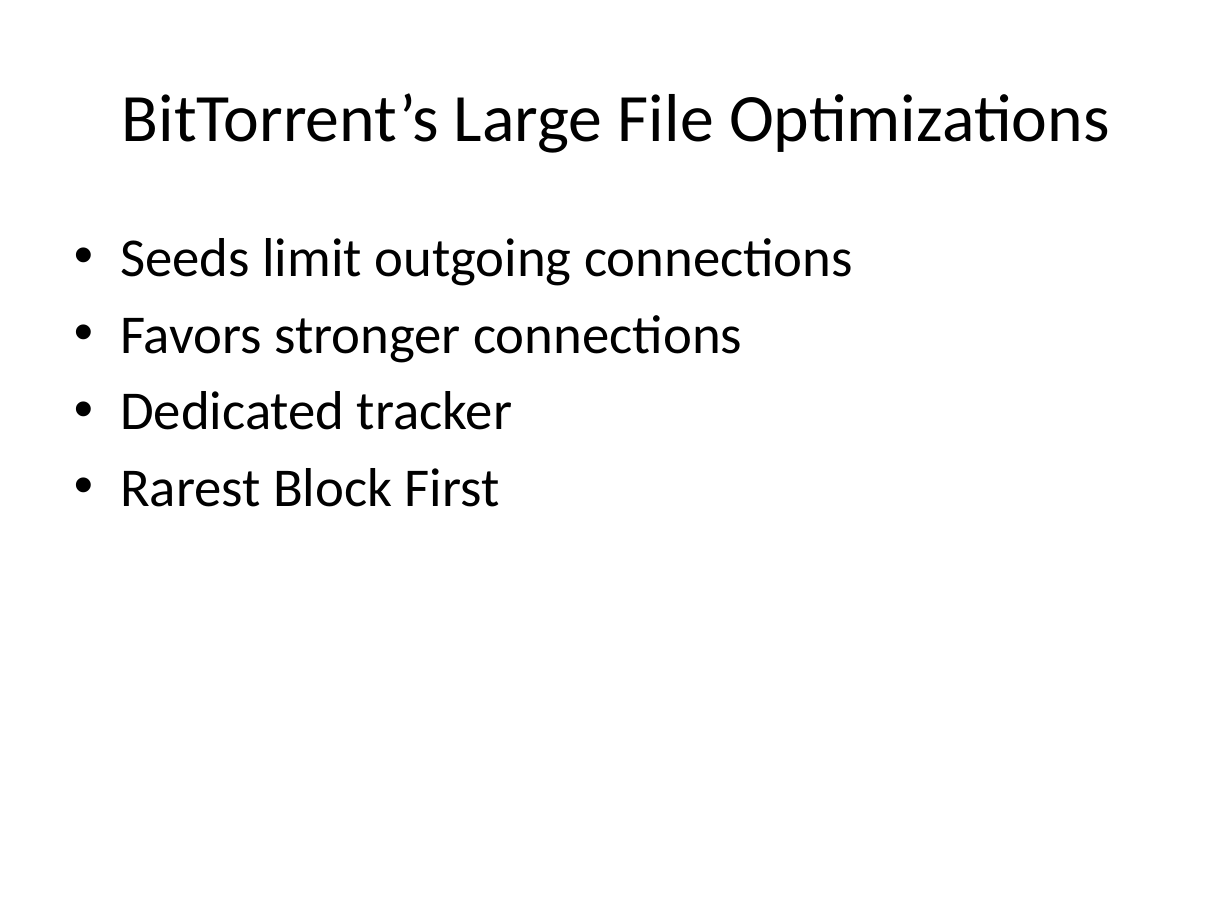
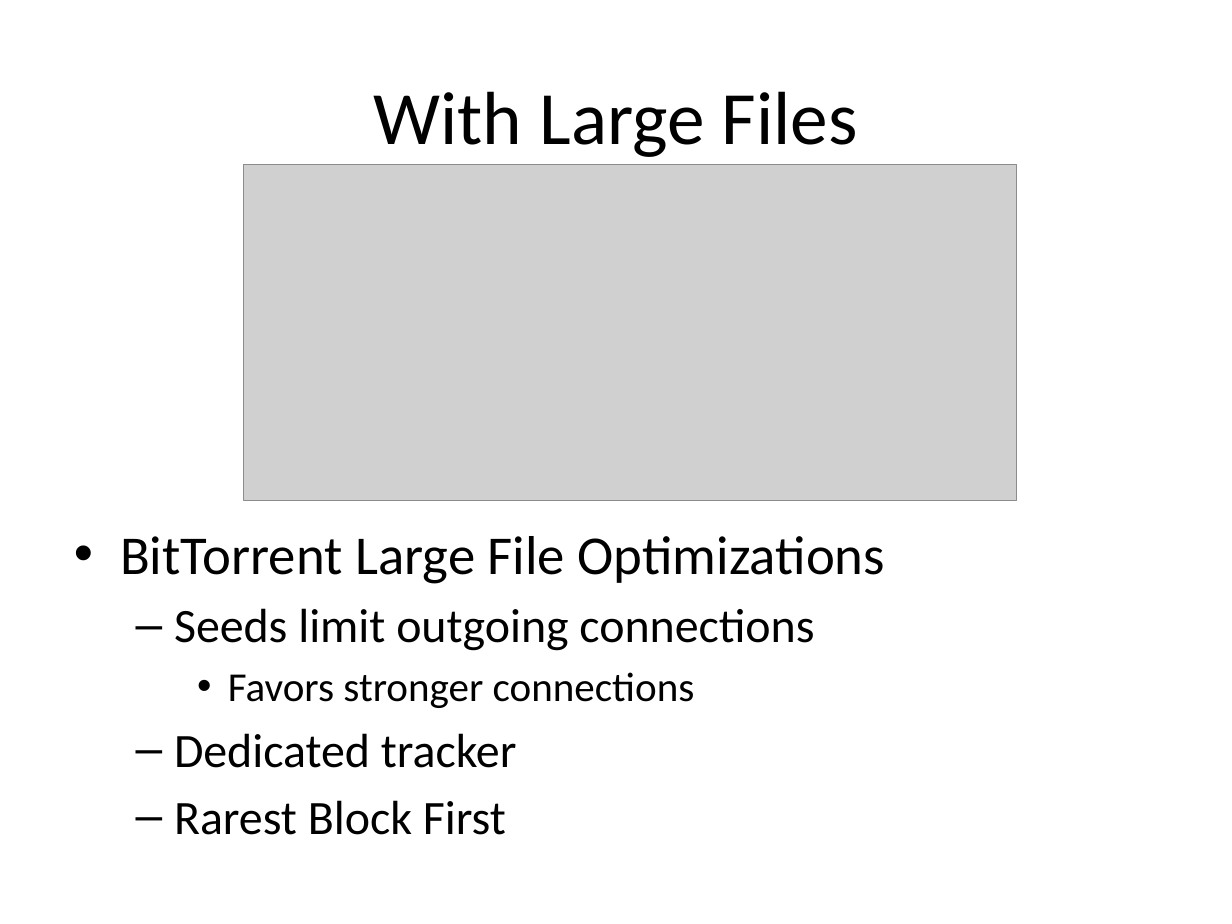
Before and after one commit to rdp/p2pwebclient, a slide deck: slide 29 of thesis_presentation/How to Make the Internet Faster.pptx (slide 30 before the commit). Drawn at 1232x924 pixels with LibreOffice and Linux fonts; fonts in the diff are those of the drawing; grey boxes stand for pictures. Boxes give left, top, right and bottom in pixels: in the first picture for what was removed or moved away, otherwise in the second. Text is boxed around its words. In the diff, an @@ line names an element or a change of style, - is before the commit and + after.

```diff
--- a/thesis_presentation/How to Make the Internet Faster.pptx
+++ b/thesis_presentation/How to Make the Internet Faster.pptx
@@ title at bbox=[374, 91, 858, 157]: text changed; size 39.6 to 44 pt @@
-BitTorrent’s Large File Optimizations
+With Large Files
@@ picture added at bbox=[244, 164, 1016, 500] @@
@@ text "BitTorrent Large File Optimizations": place and size @@
-text "BitTorrent Large File Optimizations" at bbox=[120, 238, 853, 507]
+text "BitTorrent Large File Optimizations" at bbox=[120, 536, 886, 835]
@@ text at bbox=[120, 536, 886, 584]: paragraph added @@
+• BitTorrent Large File Optimizations
@@ text at bbox=[174, 608, 814, 835]: size 32 to 28 pt in "Seeds limit outgoing connections", "Dedicated tracker", "Rarest Block First"; size 32 to 24 pt in "Favors stronger connections"; bullet • to –; list level 1 to 2 in "Seeds limit outgoing connections"; list level 1 to 3 in "Favors stronger connections"; list level 1 to 2 in "Dedicated tracker"; list level 1 to 2 in "Rarest Block First" @@
```
Also in this commit, not shown: 29 other slides changed, 2 slides added, 2 slides removed, 2 other files.
